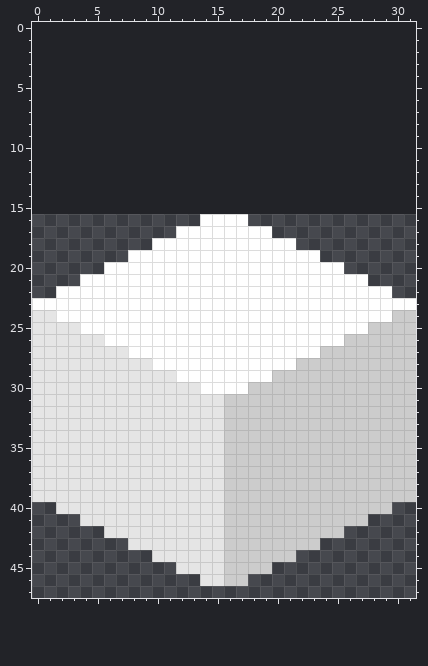
Pixel-art sprite: tiles/2.png. The picture above was drawn from the file before the commit.
The file is 32x32 pixels. The old version is drawn lined up with the new one, on the new canvas.
And afterwards:
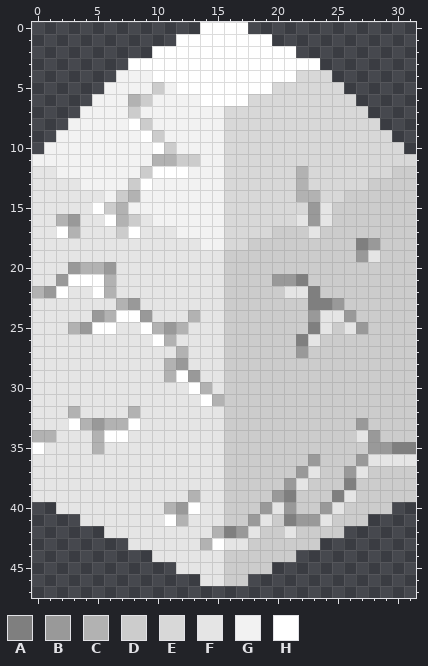
Palette (. is transparent): A #7f7f7f  B #999999  C #b2b2b2  D #cccccc  E #d8d8d8  F #e5e5e5  G #f2f2f2  H #ffffff
Difference:
canvas 32x32 -> 32x48, the old top-left corner now at 0,16
@@ x 0..31 @@
- 0 ................................
- 1 ................................
- 2 ................................
- 3 ................................
- 4 ................................
- 5 ................................
- 6 ................................
- 7 ................................
- 8 ................................
- 9 ................................
-10 ................................
-11 ................................
-12 ................................
-13 ................................
-14 ................................
-15 ................................
-16 ..............HHHH..............
-17 ............HHHHHHHH............
-18 ..........HHHHHHHHHHHH..........
-19 ........HHHHHHHHHHHHHHHH........
-20 ......HHHHHHHHHHHHHHHHHHHH......
-21 ....HHHHHHHHHHHHHHHHHHHHHHHH....
-22 ..HHHHHHHHHHHHHHHHHHHHHHHHHHHH..
-23 HHHHHHHHHHHHHHHHHHHHHHHHHHHHHHHH
-24 FFHHHHHHHHHHHHHHHHHHHHHHHHHHHHDD
-25 FFFFHHHHHHHHHHHHHHHHHHHHHHHHDDDD
-26 FFFFFFHHHHHHHHHHHHHHHHHHHHDDDDDD
-27 FFFFFFFFHHHHHHHHHHHHHHHHDDDDDDDD
-28 FFFFFFFFFFHHHHHHHHHHHHDDDDDDDDDD
-29 FFFFFFFFFFFFHHHHHHHHDDDDDDDDDDDD
-30 FFFFFFFFFFFFFFHHHHDDDDDDDDDDDDDD
-31 FFFFFFFFFFFFFFFFDDDDDDDDDDDDDDDD
-32 FFFFFFFFFFFFFFFFDDDDDDDDDDDDDDDD
-33 FFFFFFFFFFFFFFFFDDDDDDDDDDDDDDDD
-34 FFFFFFFFFFFFFFFFDDDDDDDDDDDDDDDD
-35 FFFFFFFFFFFFFFFFDDDDDDDDDDDDDDDD
-36 FFFFFFFFFFFFFFFFDDDDDDDDDDDDDDDD
-37 FFFFFFFFFFFFFFFFDDDDDDDDDDDDDDDD
-38 FFFFFFFFFFFFFFFFDDDDDDDDDDDDDDDD
-39 FFFFFFFFFFFFFFFFDDDDDDDDDDDDDDDD
-40 ..FFFFFFFFFFFFFFDDDDDDDDDDDDDD..
-41 ....FFFFFFFFFFFFDDDDDDDDDDDD....
-42 ......FFFFFFFFFFDDDDDDDDDD......
-43 ........FFFFFFFFDDDDDDDD........
+ 0 ..............HHHH..............
+ 1 ............HHHHHHHH............
+ 2 ..........HHHHHHHHHHHH..........
+ 3 ........HHHHHHHHHHHHHHHH........
+ 4 .......GGGHHHHHHHHHHHHEEE.......
+ 5 ......GGGGDGHHHHHHHHEEEEEE......
+ 6 .....GGGCDGGGGHHHHEEEEEEEEE.....
+ 7 ....GGGGDGGGGGGGEEEEEEEEEEEE....
+ 8 ...GGGGGHDGGGGGGEEEEEEEEEEEEE...
+ 9 ..GGGGGGGHDGGGGGEEEEEEEEEEEEEE..
+10 .GGGGGGGGGHDGGGGEEEEEEEEEEEEEEE.
+11 GGGGGGGGGGCCDDGGEEEEEEEEEEEEEEEE
+12 FFGGGGGGGDHHHGGGEEEEEECEEEEEEEDD
+13 FFFFGGGGDHGGGGGGEEEEEECEEEEEDDDD
+14 FFFFFFGDCGGGGGGGEEEEEECCEEDDDDDD
+15 FFFFFHDCGGGGGGGGEEEEEEEBFDDDDDDD
+16 FFCBFFHCDFGGGGGGEEEEEEFBFDDDDDDD
+17 FFHCFFFDHFFFGGGGEEEEDDDFDDDDDDDD
+18 FFFFFFFFFFFFFFGGEEDDDDDDDDDABDDD
+19 FFFFFFFFFFFFFFFFDDDDDDDDDDDBFDDD
+20 FFFBCCBFFFFFFFFFDDDDDDDDDDDDDDDD
+21 FFBHHHCFFFFFFFFFDDDDBBADDDDDDDDD
+22 CBHFFHCFFFFFFFFFDDDDDFFADDDDDDDD
+23 FFFFFFFCBFFFFFFFDDDDDDDAABDDDDDD
+24 FFFFFBCHHBFFFCFFDDDDDDDBFFBDDDDD
+25 FFFCBHHFFHCBCFFFDDDDDDDAFDFBDDDD
+26 FFFFFFFFFFHCFFFFDDDDDDAFDDDDDDDD
+27 FFFFFFFFFFFFCFFFDDDDDDBDDDDDDDDD
+28 FFFFFFFFFFFCBFFFDDDDDDDDDDDDDDDD
+29 FFFFFFFFFFFCHBFFDDDDDDDDDDDDDDDD
+30 FFFFFFFFFFFFFHCFDDDDDDDDDDDDDDDD
+31 FFFFFFFFFFFFFFHCDDDDDDDDDDDDDDDD
+32 FFFCFFFFCFFFFFFFDDDDDDDDDDDDDDDD
+33 FFFHCBCCHFFFFFFFDDDDDDDDDDDBDDDD
+34 CCFFFCHHFFFFFFFFDDDDDDDDDDDFBDDD
+35 HFFFFCFFFFFFFFFFDDDDDDDDDDDDBBAA
+36 FFFFFFFFFFFFFFFFDDDDDDDBDDDBFFFF
+37 FFFFFFFFFFFFFFFFDDDDDDBFDDBFDDDD
+38 FFFFFFFFFFFFFFFFDDDDDBFDDDADDDDD
+39 FFFFFFFFFFFFFCFFDDDDBADDDAFDDDDD
+40 ..FFFFFFFFFCBHFFDDDBFBDDBFDDDD..
+41 ....FFFFFFFHCFFFDDBFDABBFDDD....
+42 ......FFFFFFFFFCABFDDFDDDD......
+43 ........FFFFFFCHFFDDDDDD........
 44 ..........FFFFFFDDDDDD..........
